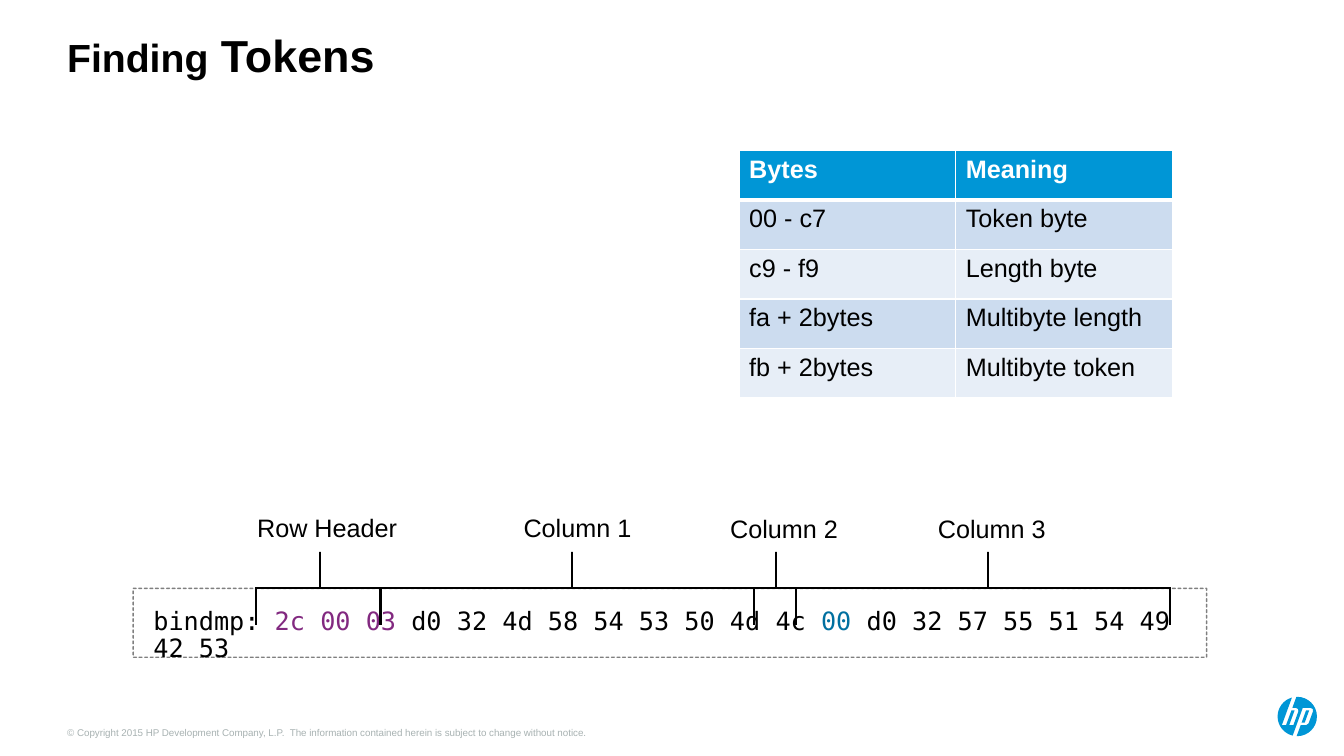
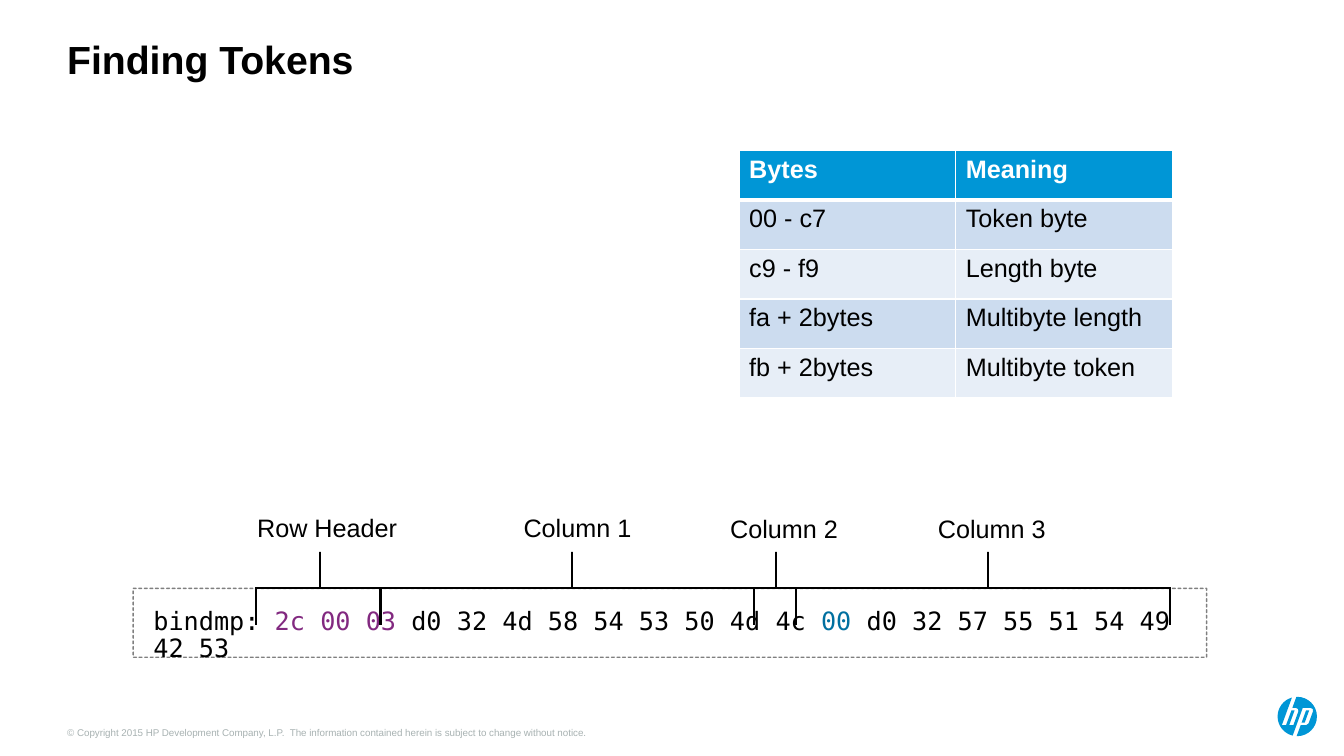
Before and after one commit to Dyland28/HP-Data-Compression, a slide deck: slide 6 of compression_sand_weiss_hotsos_2018.pptx. Drawn at 1344x756 pixels with LibreOffice and Linux fonts; fonts in the diff are those of the drawing. Boxes give left, top, right and bottom in pixels: in the first picture for what was removed or moved away, otherwise in the second. Text is boxed around its words. In the diff, an @@ line names an element or a change of style, - is before the commit and + after.

```diff
--- a/compression_sand_weiss_hotsos_2018.pptx
+++ b/compression_sand_weiss_hotsos_2018.pptx
@@ text "Finding Tokens" at (67,45,353,82): size 32 to 28 pt in "Tokens" @@
```
Also in this commit, not shown: 1 other slide changed.
